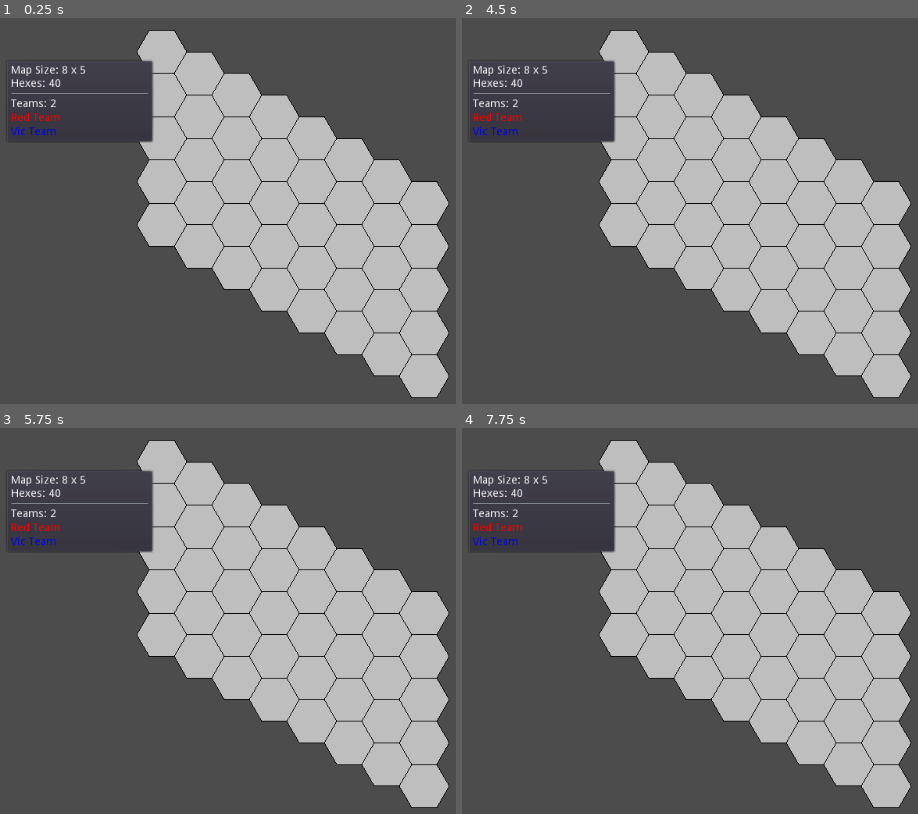
Above: before the commit, frames 1-4 (two rows, left to right).
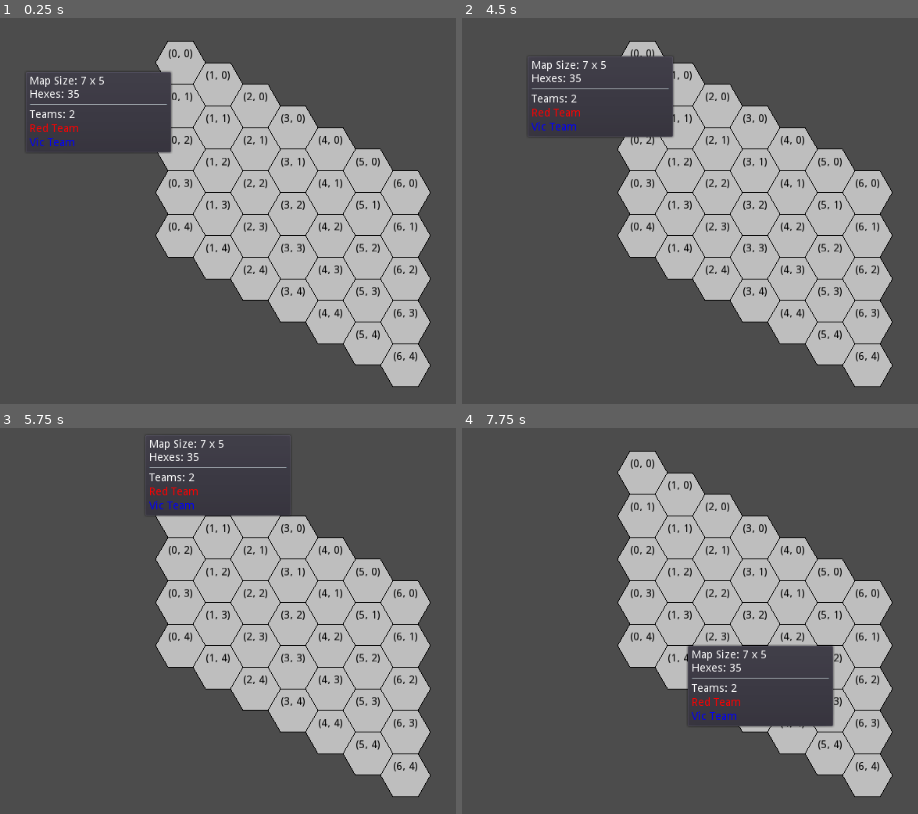
Above: after the commit, the same moments.

Repository: vgMonky/hexa_survival
Game: Godot game, scene res://hex_survival/main.tscn
The game is run twice, just before and just after one commit, with the same random seed, the same clock (stepped at 60 frames per second) and the same inputs.
Inputs (mouse positions are in pixels of both pictures, inside the frame that each line leads up to):
- Up to frame 1 (0.25 s): no input
- Up to frame 2 (4.5 s): tap Enter at 0.5, 2, 3.5 s; move the mouse to (outside the picture) at 0.52 s; click (outside the picture) at 0.67 s; tap Space at 1.25, 2.75, 4.25 s; drag from (594, 238) to (712, 307) at 1.27 s; move the mouse to (835, 110) at 2.02 s; click (835, 110) at 2.17 s; drag from (712, 307) to (516, 145) at 2.77 s; move the mouse to (outside the picture) at 3.52 s; click (outside the picture) at 3.67 s; drag from (516, 145) to (635, 95) at 4.27 s
- Up to frame 3 (5.75 s): move the mouse to (332, 624) at 5.02 s; click (332, 624) at 5.17 s
- Up to frame 4 (7.75 s): drag from (635, 505) to (594, 648) at 5.77 s; move the mouse to (outside the picture) at 6.52 s; click (outside the picture) at 6.67 s; drag from (594, 648) to (712, 717) at 7.27 s

The runs differ from the first frame. In frame 1, 13% of the frame differs, in the area x 2-99%, y 3-99%; in frame 2, 15%; in frame 3, 14%; in frame 4, 17%.

Commit message:
hex_pos stored in view/map/hex_location element

Diff:
--- a/hex_survival/main.gd
+++ b/hex_survival/main.gd
@@ -3,7 +3,7 @@
 func _ready() -> void:
 	var state_manager = StateManager.new()
 	add_child(state_manager)
-	state_manager.initialize(8, 5)
+	state_manager.initialize(7, 5)
 
 	state_manager.apply_state_change({
 		"type": "add_team",
--- a/hex_survival/view/map/hex_location.gd
+++ b/hex_survival/view/map/hex_location.gd
@@ -3,10 +3,10 @@
 
 const HEX_SIZE = 32
 
-var hex_data: Dictionary
+var hex_pos: Vector2
 
-func initialize(data: Dictionary) -> void:
-	hex_data = data
+func initialize(pos: Vector2) -> void:
+	hex_pos = pos
 	update()
 
 func _draw() -> void:
@@ -17,5 +17,13 @@
 		var y = sin(angle) * HEX_SIZE
 		points.append(Vector2(x, y))
 
+	# Draw the hex shape
 	draw_colored_polygon(points, Color.gray)
 	draw_polyline(points + [points[0]], Color.black, 1.0)
+
+	# Draw the hex coordinates as text in the center
+	var text = str(hex_pos)
+	var font = Control.new().get_font("font")
+	var text_size = font.get_string_size(text)
+	var text_pos = -text_size / 2
+	draw_string(font, text_pos, text, Color.black)
--- a/hex_survival/view/map/map_view.gd
+++ b/hex_survival/view/map/map_view.gd
@@ -34,6 +34,7 @@
 				HexLocation.HEX_SIZE * (3.0/2.0 * q),
 				HexLocation.HEX_SIZE * (sqrt(3)/2.0 * q + sqrt(3) * r)
 			)
+			hex.initialize(pos)  # Pass the hex coordinates to initialize()
 			hex_locations[pos] = hex
 
 func _center_camera() -> void:
--- a/project.godot
+++ b/project.godot
@@ -19,12 +19,12 @@
 "language": "GDScript",
 "path": "res://hex_survival/game/state/game_state.gd"
 }, {
-"base": "Reference",
+"base": "Node2D",
 "class": "HexLocation",
 "language": "GDScript",
 "path": "res://hex_survival/view/map/hex_location.gd"
 }, {
-"base": "Reference",
+"base": "UIBox",
 "class": "InfoUI",
 "language": "GDScript",
 "path": "res://hex_survival/view/ui/info_ui.gd"
@@ -34,7 +34,7 @@
 "language": "GDScript",
 "path": "res://hex_survival/game/systems/map_system.gd"
 }, {
-"base": "Reference",
+"base": "Node2D",
 "class": "MapView",
 "language": "GDScript",
 "path": "res://hex_survival/view/map/map_view.gd"
